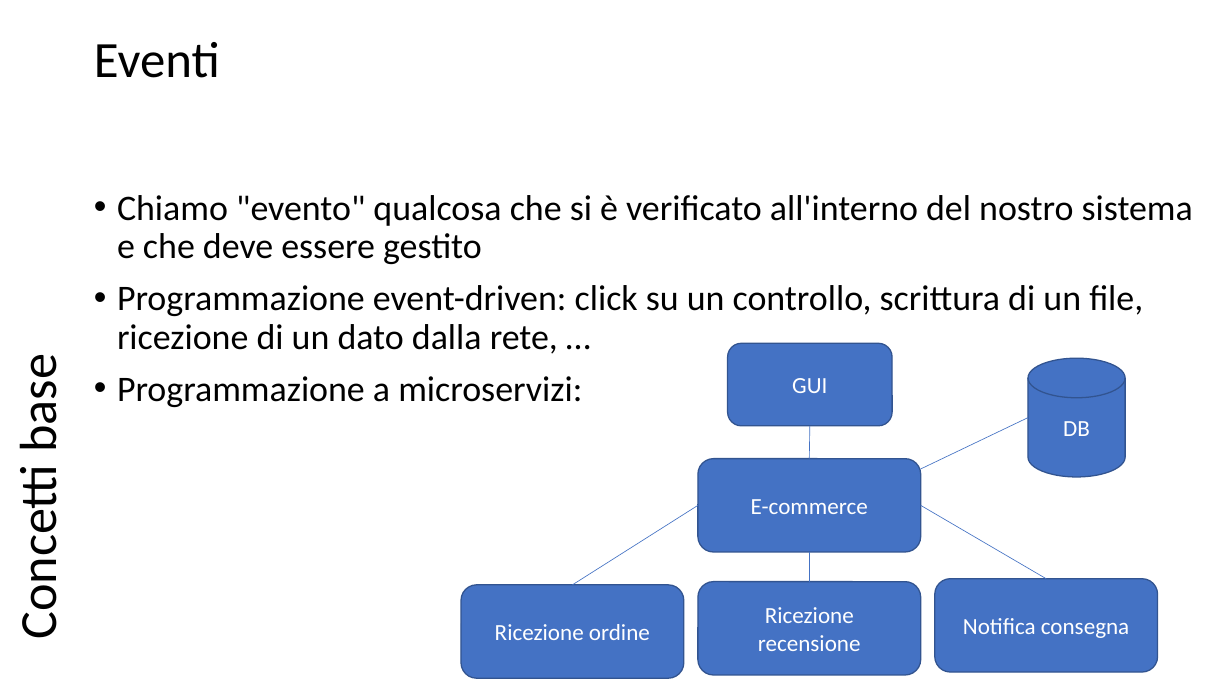
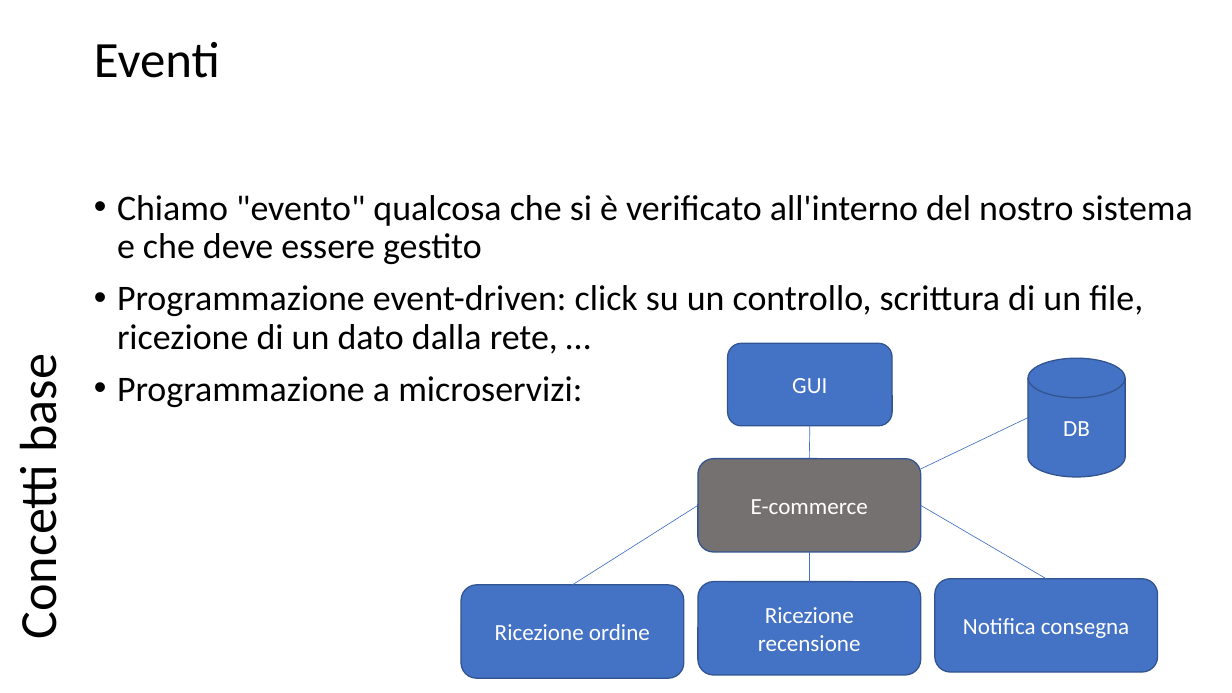
Before and after one commit to scastagnoli/academySisal, a slide deck: slide 3 of kafka.pptx. Drawn at 1232x693 pixels with LibreOffice and Linux fonts; fonts in the diff are those of the drawing. Boxes give left, top, right and bottom in pixels: in the first picture for what was removed or moved away, otherwise in the second. Text is boxed around its words. In the diff, an @@ line names an element or a change of style, - is before the commit and + after.

```diff
--- a/kafka.pptx
+++ b/kafka.pptx
@@ rounded rectangle "E-commerce" at box(698, 458, 921, 552): fill #4472C4 to #767171 @@
```
Also in this commit, not shown: 5 other slides changed.
